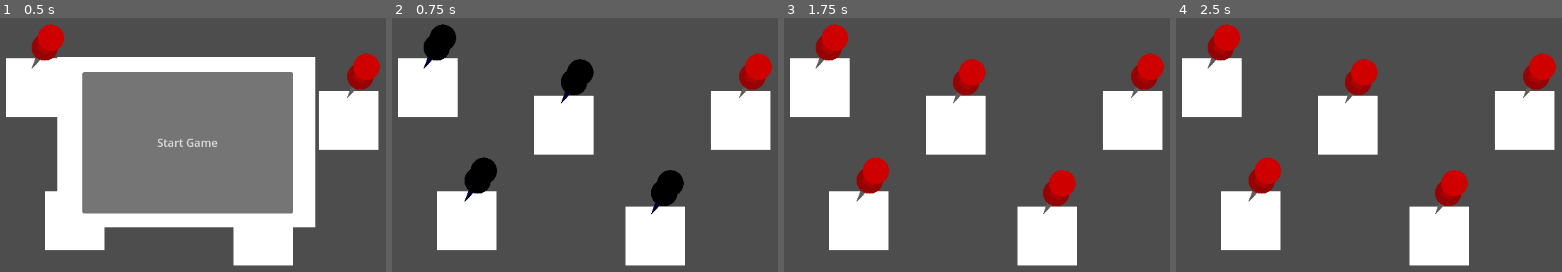
Above: before the commit, frames 1-4 (left to right).
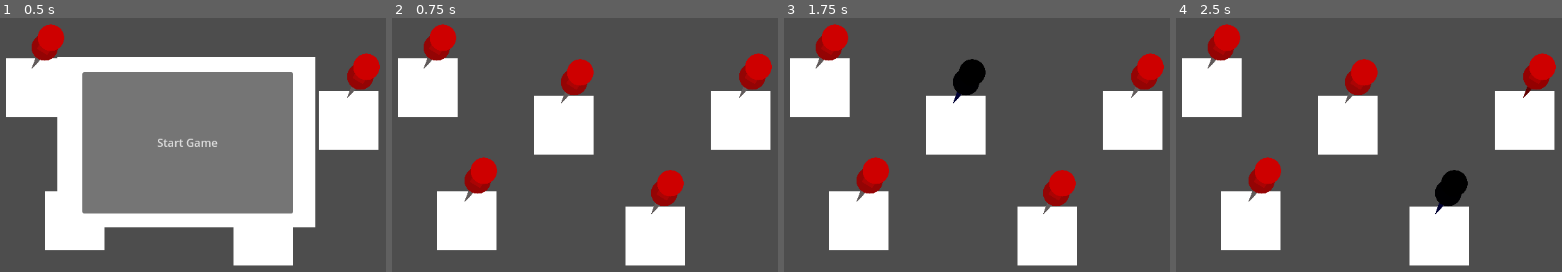
Above: after the commit, the same moments.

Repository: acfielder/ADHD_Game
Game: Godot game, scene res://Sequence.tscn
Two runs of this game, one before a commit and one after it. Both use one fixed random seed, a clock stepped at 60 frames per second and the inputs below.
Inputs (mouse positions are in pixels of both pictures, inside the frame that each line leads up to):
- Up to frame 1 (0.5 s): no input
- Up to frame 2 (0.75 s): click "Start Game" at 0.5 s
- Up to frame 3 (1.75 s): click (1146, 78) at 1.27 s
- Up to frame 4 (2.5 s): click (1538, 78) at 2.02 s

Frame 1 is identical in both runs. In frame 2, 3.7% of the frame differs, in the area x 8-76%, y 2-78%; in frame 3, 0.9%; in frame 4, 1.0%.

Commit message:
direct func calls, working

Diff:
--- a/Sequence.gd
+++ b/Sequence.gd
@@ -3,68 +3,30 @@
 
 
 var pins = []
+enum state {HIGHLIGHT, RESPONSE}
+var pins_highlight
+var pins_detect
+var sequence_controller
 
 
-#const Sequence_Game = preload("res://sequence_game.gd")
-#var sequence_game = Sequence_Game.new()
-
-enum state {HIGHLIGHT, RESPONSE}
-
-#new
-
-var pins_highlight
-var pins_detect
-signal pin_press_detected
-signal begin_trial
-var controller_instance
-#const Sequence_Controller = preload("res://sequence_controller.gd")
-#var sequence_controller = Sequence_Controller.new()
-
-#NEXT**************
-#change length based on randomized
-#change length based on performance
-
-
-# Called when the node enters the scene tree for the first time.
 func _ready():
 	pins_highlight = {1:get_node("PushPin1/Button"), 2:get_node("PushPin2/Button"), 3: get_node("PushPin3/Button"), 4: get_node("PushPin4/Button"), 5: get_node("PushPin5/Button")}
 	pins_detect = {1:$PushPin1, 2:$PushPin2, 3:$PushPin3, 4:$PushPin4, 5:$PushPin5}
 
 	pins = [$PushPin1, $PushPin2, $PushPin3, $PushPin4, $PushPin5]
-	#.set_mouse_filter(Control.MOUSE_FILTER_PASS)
-
 
 	for i in range(pins.size()):
 		pins[i].pin_pressed.connect(_on_pin_pressed)
 
-	var Sequence_Controller = preload("res://sequence_controller.gd")
-	var sequence_controller = Sequence_Controller.new(self)
-
-	controller_instance = preload("res://sequence_controller.gd").new(self)
-	#switch between controller_instance and sequence_controller
-	controller_instance.connect("highlight_pin", Callable(self, "_on_highlight_pin"))
-	controller_instance.connect("prompt_for_response", Callable(self, "_on_prompt_for_response"))
-
-
-	#controller_instance.connect("highlight_pin", self, "_on_highlight_pin")
-	#controller_instance.connect("prompt_for_response", self, "_on_prompt_for_response")
-	# Connect the signal from this script to a method in the receiving script (if needed)
-	# script_instance.connect("some_signal", self, "handle_some_signal")
-
-	# Connect the custom signal to a function in this script
-	#button_scene.connect("button_pressed", self, "_on_button_pressed")
-
-
-#new
+	sequence_controller = Sequence_Controller.new(self)
 
 
 func _on_start_button_pressed():
 	$ColorRect.hide()
-	#start_game()
-	self.emit_signal("begin_trial")
+	sequence_controller.begin_trial()
 
 
-func _on_highlight_pin(pin_key, highlight_type):
+func highlight_pin(pin_key: int, highlight_type: int):
 	var color
 	match highlight_type:
 		0: color = Color(0,0,0.545098)
@@ -73,13 +35,22 @@
 	var pin = pins_highlight.get(pin_key)
 	var original_color = pin.self_modulate
 	pin.self_modulate = color
-	await get_tree().create_timer(0.75).timeout
+	await get_tree().create_timer(0.5).timeout
 	pin.self_modulate = original_color
 	await get_tree().create_timer(0.25).timeout
 
-func _on_pin_pressed(pin):
+func _on_pin_pressed(pin): #how can i put a type here for PushPin
 	var pin_key = pins_detect.find_key(pin)
-	self.emit_signal("pin_press_detected", pin_key)
+	sequence_controller.pin_press_detected(pin_key)
 
-func _on_prompt_for_response():
-	pass
+func prompt_for_response(hide: int):
+	if hide == 1:
+		$ResponsePrompt.visible = true
+	else:
+		$ResponsePrompt.visible = false
+
+
+func prompt_for_next_trial():
+	await get_tree().create_timer(1).timeout
+	$current_trial.text = str("Trial", sequence_controller.get_current_trial())
+	print("begining next trial")
--- a/Sequence.tscn
+++ b/Sequence.tscn
@@ -75,4 +75,18 @@
 offset_bottom = 226.0
 text = "Start Game"
 
+[node name="ResponsePrompt" type="Label" parent="."]
+visible = false
+offset_left = -99.0
+offset_top = -263.0
+offset_right = 77.0
+offset_bottom = -237.0
+text = "Recreate the sequence"
+
+[node name="current_trial" type="Label" parent="."]
+offset_left = -429.0
+offset_top = -261.0
+offset_right = -389.0
+offset_bottom = -238.0
+
 [connection signal="pressed" from="ColorRect/StartButton" to="." method="_on_start_button_pressed"]
--- a/sequence_controller.gd
+++ b/sequence_controller.gd
@@ -1,64 +1,50 @@
-class_name sequence_controller
+class_name Sequence_Controller
 
-#signals
-signal highlight_pin(pin_key, highlight_type)
-signal prompt_for_response()
-
-#var Sequence_Game = preload("res://sequence_game.gd")
-var sequence_game = Sequence_Game.new()
-
-#const Sequence = preload("res://Sequence.gd")
-#var sequence = Sequence.new()
 
 enum State_Type{MODEL, RESPONSE, HIGHLIGHT}
 
 var game_state = State_Type.MODEL
 
 var view
+var model
 
 
 func _init(view_ref: Sequence):
-	#var Sequence_View = preload("res://Sequence.gd")
-	#var sequence_view = Sequence_View.new()
 	view = view_ref
-
-	#sequence_view.connect("begin_trial", self, "_on_begin_trial")
-	#sequence_view.connect("pin_press_detected", Callable(self, "pin_press_detected"))
-
-	view.begin_trial.connect(_on_begin_trial)
-
-#var button = Button.new()
-	# `button_down` here is a Signal variant type, and we thus call the Signal.connect() method, not Object.connect().
-	# See discussion below for a more in-depth overview of the API.
-	#button.button_down.connect(_on_button_down)
+	model = Sequence_Game.new()
 
 
-
-func highlight_sequence(mem_order):
+func highlight_sequence(mem_order: Array):
 	for i in range(mem_order.size()):
-		#emit_signal("highlight_pin", mem_order[i], 0)
-		highlight_pin.emit(mem_order[i], 0)
+		await view.highlight_pin(mem_order[i], 0)
 
 
-func pin_press_detected(pin_key):
+func pin_press_detected(pin_key: int):
 	if game_state == State_Type.RESPONSE:
-		if sequence_game.check_update_response(pin_key):
-			emit_signal("highlight_pin", pin_key, 1)
+		if model.check_update_response(pin_key):
+			view.highlight_pin(pin_key,1)
 		else:
-			emit_signal("highlight_pin", pin_key, 2)
+			view.highlight_pin(pin_key,2)
+		if model.check_pins_pressed() == model.get_mem_order_size():
+			all_pins_pressed()
 
 
-func _on_begin_trial():
-	if sequence_game.get_current_trial() < sequence_game.get_total_trials():
+func begin_trial():
+	if model.get_current_trial() <= model.get_total_trials():
+		await view.prompt_for_next_trial()
 		game_state = State_Type.HIGHLIGHT
-		highlight_sequence(sequence_game.create_sequence_order())
+		highlight_sequence(model.create_sequence_order())
 		game_state = State_Type.RESPONSE
-		emit_signal("prompt_for_response") #still needs connected
+		view.prompt_for_response(1)
 	else:
-		print("what")#end_game() #this could become a func in the model
+		print("trials complete")#end_game() #this could become a func in the model
 
-#func (on_all_pins_pressed_signal():
-	#game_state = State_Type.MODEL
-	#sequence_game.update_overall_performance()
-	#sequence_game.update_trial_info()
-	#begin_trial()
+func all_pins_pressed():
+	view.prompt_for_response(0)
+	game_state = State_Type.MODEL
+	model.update_overall_performance()
+	model.reset_trial_info()
+	begin_trial()
+
+func get_current_trial():
+	return model.get_current_trial()
--- a/sequence_game.gd
+++ b/sequence_game.gd
@@ -1,37 +1,34 @@
 class_name Sequence_Game
 
-#old
-#var overall_performance = [0,0,0,0,0,0,0,0]
-#var new_length = 4
-#var memory_order = []
 var rng = RandomNumberGenerator.new()
-#var trial = 1
 
 var length = 4
 var mem_order = []
 var response = []
 var current_trial = 1
-var total_trials = 20
+var total_trials = 3
 var overall_performance = [0,0,0,0,0,0,0,0]
 var pins_pressed = 0
 var pins = 5
 
-signal continue_run
+signal all_pins_pressed
 
 
-#new implementation
 
-func check_update_response(pin_key):
-	response.append(pin_key)
-	if pin_key == mem_order[response.size()-1]:
+func check_update_response(pin_key: int):
+	pins_pressed += 1
+	if pin_key == mem_order[pins_pressed-1]:
+		response.append(1)
 		return true
 	else:
+		response.append(0)
 		return false
-	pins_pressed += 1
+
 
 func create_sequence_order():
 	determine_new_length()
 	mem_order = []
+	response = []
 	for i in range(length):
 		mem_order.append(int(rng.randf_range(1,pins)))
 	return mem_order
@@ -42,7 +39,7 @@
 	else:
 		var score_sum = 0
 		for i in range(response.size()):
-			score_sum += mem_order[i]
+			score_sum += response[i]
 		if score_sum == mem_order.size() && mem_order.size() <8:
 			length = mem_order.size() + 1
 		elif score_sum < mem_order.size() && mem_order.size() >3:
@@ -55,16 +52,18 @@
 		overall_performance[i] += response[i]
 
 func reset_trial_info():
-	response = []
 	pins_pressed = 0
 	current_trial += 1
 
-func _process(delta):
-	if pins_pressed == mem_order.size():
-		emit_signal("continue_run")
 
 func get_current_trial():
 	return current_trial
 
 func get_total_trials():
 	return total_trials
+
+func check_pins_pressed():
+	return pins_pressed
+
+func get_mem_order_size():
+	return mem_order.size()
